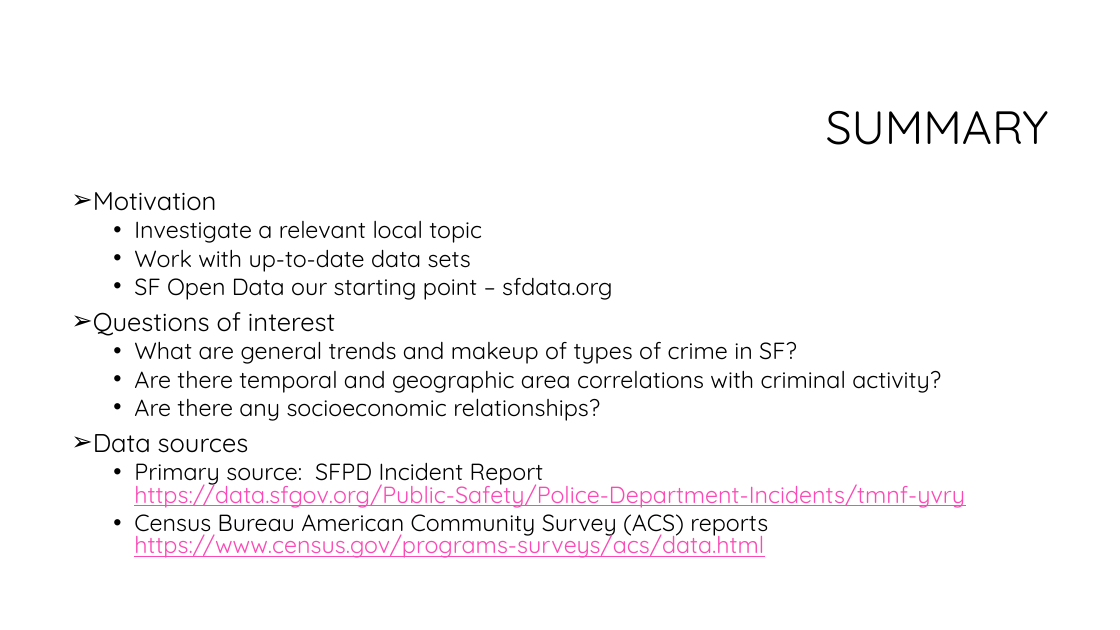
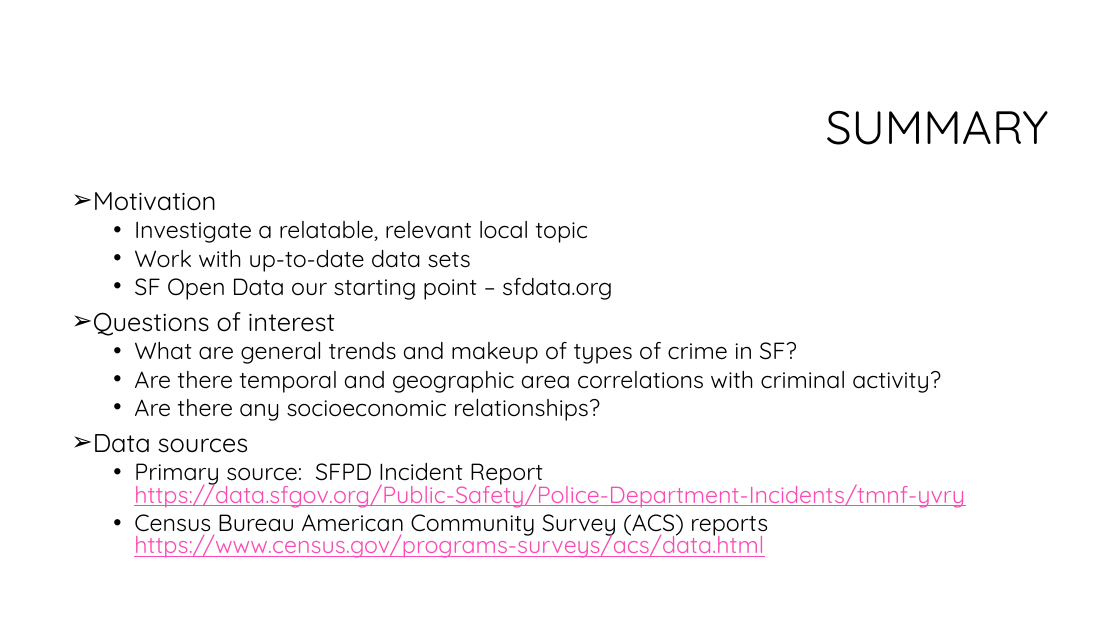
Before and after one commit to rayraysheng/san-francisco-police-incidents-2010-to-2017, a slide deck: slide 2 of Presentation.pptx. Drawn at 1120x630 pixels with LibreOffice and Linux fonts; fonts in the diff are those of the drawing; background and template pictures are left out. Boxes give left, top, right and bottom in pixels: in the first picture for what was removed or moved away, otherwise in the second. Text is boxed around its words. In the diff, an @@ line names an element or a change of style, - is before the commit and + after.

```diff
--- a/Presentation.pptx
+++ b/Presentation.pptx
@@ text at bbox=[134, 220, 588, 243]: text changed @@
-  • Investigate a relevant local topic
+  • Investigate a relatable, relevant local topic
```
Also in this commit, not shown: 2 other slides changed, 1 slide added.
